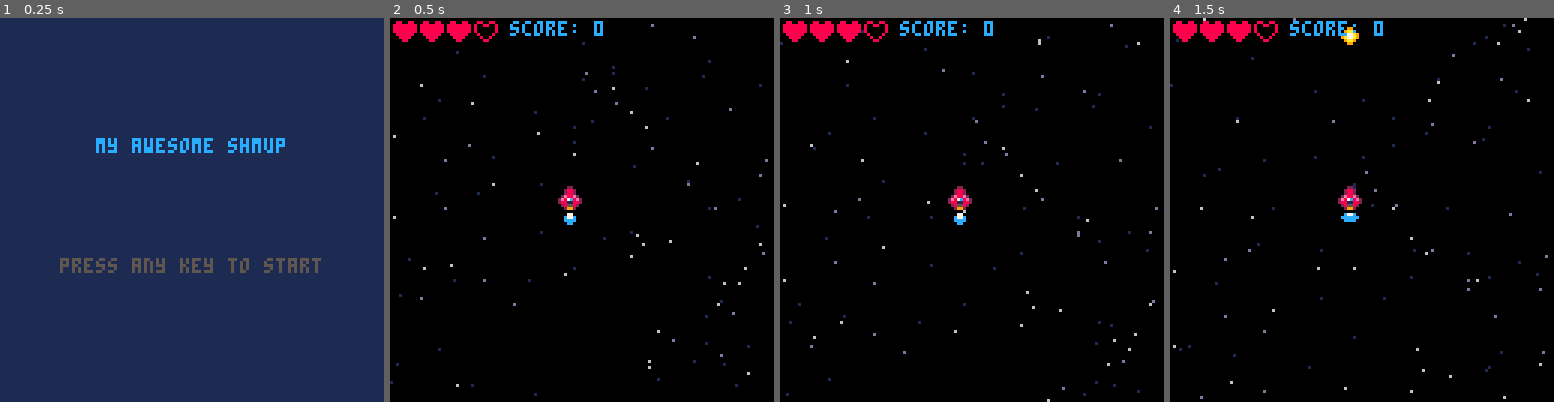
Above: before the commit, frames 1-4 (left to right).
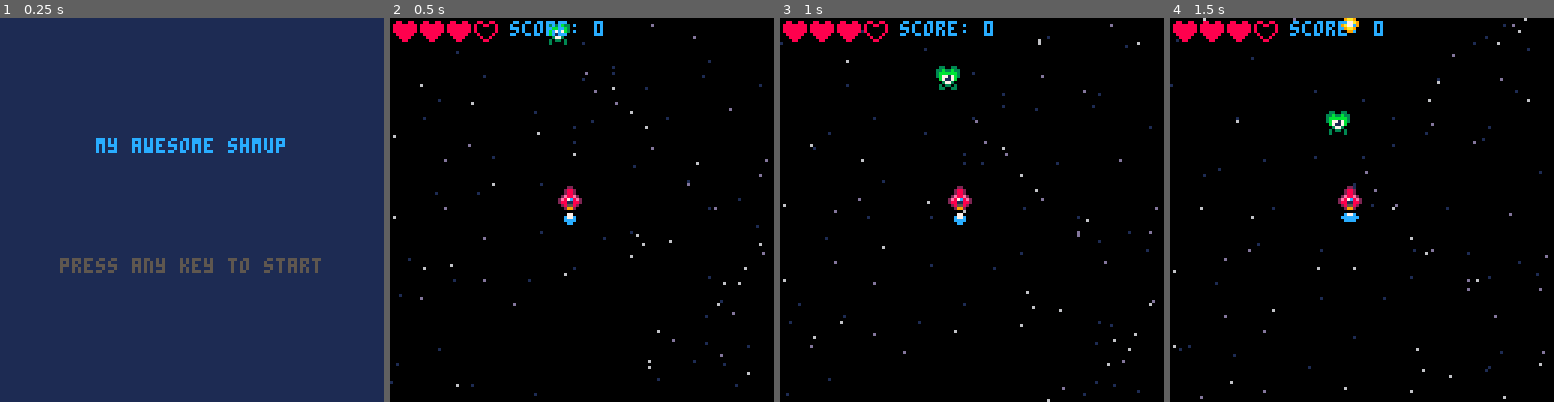
Above: after the commit, the same moments.

Repository: annoyingmouse/shmup
Game: PICO-8 cartridge shmup/shmup.p8
The game is run twice, just before and just after one commit, with the same random seed, the same clock (stepped at 60 frames per second) and the same inputs.
Inputs:
- Up to frame 1 (0.25 s): no input
- Up to frame 2 (0.5 s): tap X (X key) at 0.33 s
- Up to frame 3 (1 s): tap O (Z key) at 0.7 s
- Up to frame 4 (1.5 s): tap X (X key) at 1.07 s

Frame 1 is identical in both runs. In frame 2, 0.2% of the frame differs, in the area x 41-47%, y 1-8%; in frame 3, 0.3%; in frame 4, 0.5%, in the area x 40-50%, y 0-31%.

Commit message:
🔧 (game.lua): Refactor Draw_game function to use separate functions for drawing sprites and all sprites 🔧 (helpers.lua): Add Draw_all_sprites and Draw_sprite functions to improve code readability and reusability 🔧 (init_game.lua): Update Init_game function to add an initial enemy to the game 🔧 (main.lua): Update _init function to set the initial mode to "start" and initialize the Enemies table 🔧 (update_game.lua): Refactor Update_game function to handle player and enemy movement separately, improve bullet handling, and check boundaries

Diff:
--- a/shmup/draw/game.lua
+++ b/shmup/draw/game.lua
@@ -1,24 +1,20 @@
 function Draw_game()
   cls(0)
-  Starfield(Stars) -- Call the starfield function to draw stars
-  spr(Player.sprite, Player.x - 8, Player.y - 8)
-  spr(Player.jet.sprite, Player.x - 8, Player.y) -- Draw the player sprite
-  -- Draw bullets
-  for i = 1, #Bullets do
-    local bullet = Bullets[i]
-    spr(bullet.sprite, bullet.x - 4, bullet.y - 4)
+  Starfield(Stars)
+  Draw_sprite(Player)
+  Draw_sprite(Player.jet)
+  Draw_all_sprites(Enemies)
+  Draw_all_sprites(Bullets)
+  if Player.muzzle > 0 then
+    circfill(Player.x + 3, Player.y - 2, Player.muzzle, 7)
+    circfill(Player.x + 4, Player.y - 2, Player.muzzle, 7)
   end
-  if Player.muzzle > 0 then
-    circfill(Player.x - 5, Player.y - 10, Player.muzzle, 7) -- Draw a circle around the player
-    circfill(Player.x - 4, Player.y - 10, Player.muzzle, 7) -- Draw a circle around the player
-  end
-  --print("Score: " .. player.score, 8, 8, 7) -- Display the score at the top left corner
   print("score: " .. Player.score, 40, 1, 12)
   for i = 1, 4 do
     if Player.lives >= i then
-      spr(25, i * 9 - 8,  1) -- Draw the heart sprite
+      spr(25, i * 9 - 8,  1)
     else
-      spr(26, i * 9 - 8,  1) -- Draw the empty heart sprite
+      spr(26, i * 9 - 8,  1)
     end
   end
 end
--- a/shmup/draw/over.lua
+++ b/shmup/draw/over.lua
@@ -2,4 +2,4 @@
   cls(8)
   print("game over",44,40,2)
   print("press any key to continue",16,80,Blink())
-end-- This function is called to draw the game over screen
+end
--- a/shmup/helpers.lua
+++ b/shmup/helpers.lua
@@ -5,3 +5,13 @@
   BlinkI = (BlinkI % #BlinkT) + 1
   return BlinkT[BlinkI]
 end
+
+function Draw_all_sprites(sprites)
+  for sprite in all(sprites) do
+    Draw_sprite(sprite)
+  end
+end
+
+function Draw_sprite(sprite)
+  spr(sprite.sprite, sprite.x, sprite.y)
+end
--- a/shmup/init_game.lua
+++ b/shmup/init_game.lua
@@ -1,16 +1,25 @@
 function Init_game()
   Player = {
-    x = 64,
-    y = 64,
-    sprite = 16, -- 2 or 17 is the default sprite for the player
+    x = 64 - 8,
+    y = 64 - 8,
+    sprite = 16,
     speed = 2,
-    muzzle = 0, -- Muzzle flash sprite
+    muzzle = 0,
     jet = {
-      sprite = 19, -- 19 is the jet sprite
+      x = 64 - 8,
+      y = 64,
+      sprite = 19,
     },
-    score = 0, -- Player's score
+    score = 0,
     lives = 3
   }
   Bullets = {}
-  Stars = GenerateStarField(100) -- Generate the starfield
+  Stars = GenerateStarField(100)
+  local enemy = {
+    x = 60 - 8,
+    y = 5 - 8,
+    sprite = 7,
+    speed = 1
+  }
+  add(Enemies, enemy)
 end
--- a/shmup/main.lua
+++ b/shmup/main.lua
@@ -1,34 +1,31 @@
-local Player = nil
-local Bullets = nil
-local Stars = nil
-local mode = nil -- Game mode, can be "game", "start", or "gameover"
+Player = nil
+Bullets = nil
+Stars = nil
+Enemies = {}
+local mode = nil
 
 function _init()
-  cls(0) -- Clear the screen
-  mode = "start" -- Set the initial mode to start
+  mode = "start"
 end
 
-function _update() -- 30 times a second
-
+function _update()
   if mode == "game" then
-    Update_game() -- Call the update_game function to handle player and bullet movement
+    Update_game()
   elseif mode == "start" then
     if btnp(4) or btnp(5) then
       mode = "game"
       Init_game()
     end
   elseif mode == "gameover" then
-    -- Handle game over updates here
     if btnp(4) or btnp(5) then
       mode = "start"
     end
   end
-
 end
 
 function _draw()
   if mode == "start" then
-    Draw_start() -- Call the draw_start function to display the start screen
+    Draw_start()
   elseif mode == "gameover" then
     Draw_over()
   elseif mode == "game" then
--- a/shmup/shmup.p8
+++ b/shmup/shmup.p8
@@ -13,14 +13,14 @@
 
 
 __gfx__
-00000000000402000040040000204000000000000000000000999900000000000000000000000000000000000000000000000000000000000000000000000000
-000000000004020000400400002040000000000000099000099aa990000000000000000000000000000000000000000000000000000000000000000000000000
-00700700002402e00e4004e00220420000099000009aa90099a77a99000000000000000000000000000000000000000000000000000000000000000000000000
-00077000004000e0040000400e000400009aa90009a77a909a7777a9000000000000000000000000000000000000000000000000000000000000000000000000
-0007700000406ceee20cc02eeec70400009aa90009a77a909a7777a9000000000000000000000000000000000000000000000000000000000000000000000000
-007007000042c2eee2e77e2eee2c240000099000009aa90099a77a99000000000000000000000000000000000000000000000000000000000000000000000000
-000000000002eee0042ee2400eee20000000000000099000099aa990000000000000000000000000000000000000000000000000000000000000000000000000
-00000000000606000060060000606000000000000000000000999900000000000000000000000000000000000000000000000000000000000000000000000000
+00000000000402000040040000204000000000000000000000999900033003300330033003300330033003300000000000000000000000000000000000000000
+000000000004020000400400002040000000000000099000099aa99033b33b3333b33b3333b33b3333b33b330000000000000000000000000000000000000000
+00700700002402e00e4004e00220420000099000009aa90099a77a993bbbbbb33bbbbbb33bbbbbb33bbbbbb30000000000000000000000000000000000000000
+00077000004000e0040000400e000400009aa90009a77a909a7777a93b7717b33b7717b33b7717b33b7717b30000000000000000000000000000000000000000
+0007700000406ceee20cc02eeec70400009aa90009a77a909a7777a90b7117b00b7117b00b7117b00b7117b00000000000000000000000000000000000000000
+007007000042c2eee2e77e2eee2c240000099000009aa90099a77a99003773000037730000377300003773000000000000000000000000000000000000000000
+000000000002eee0042ee2400eee20000000000000099000099aa990030330300303303003033030030330300000000000000000000000000000000000000000
+00000000000606000060060000606000000000000000000000999900030000303000000303000030033003300000000000000000000000000000000000000000
 00022000000220000002200000000000000000000000000000000000000000000000000008800880088008800000000000000000000000000000000000000000
 00288200002882000028820000077000000770000007700000c77c00000770000000000088888888800880080000000000000000000000000000000000000000
 00288200002882000028820000c77c000007700000c77c000cccccc000c77c000000000088888888800000080000000000000000000000000000000000000000
--- a/shmup/update_game.lua
+++ b/shmup/update_game.lua
@@ -1,58 +1,77 @@
-function Update_game() -- 30 times a second
-  -- Handle player movement
-  Player.sprite = 17 -- Reset to default sprite
+function Update_game()
+  Player.sprite = 17
   Player.jet.sprite = Player.jet.sprite + 0.5
   if Player.jet.sprite > 23 then
-    Player.jet.sprite = 19 -- Reset the jet sprite after it reaches a certain point
+    Player.jet.sprite = 19
   end
   if btn(0) then
     Player.x = Player.x - Player.speed
-    Player.sprite = 16 -- 1 is the left-facing sprite
+    Player.jet.x = Player.jet.x - Player.speed
+    Player.sprite = 16
   end
   if btn(1) then
     Player.x = Player.x + Player.speed
-    Player.sprite = 18 -- 3 is the right-facing sprite
+    Player.jet.x = Player.jet.x + Player.speed
+    Player.sprite = 18
   end
   if btn(2) then
     Player.y = Player.y - Player.speed
+    Player.jet.y = Player.jet.y - Player.speed
   end
   if btn(3) then
     Player.y = Player.y + Player.speed
+    Player.jet.y = Player.jet.y + Player.speed
   end
-  -- Handle bullet movement
-  for i = #Bullets, 1, -1 do
-    local bullet = Bullets[i]
-    bullet.y = bullet.y - bullet.speed -- Move the bullet up
+  for enemy in all(Enemies) do
+    enemy.y = enemy.y + enemy.speed
+    enemy.sprite = enemy.sprite + 0.2
+    if enemy.sprite >= 11 then
+      enemy.sprite = 7
+    end
+    if enemy.y > 128 + 8 then
+      del(Enemies, enemy)
+    end
+  end
+  for bullet in all(Bullets) do
+    bullet.y = bullet.y - bullet.speed
     if bullet.sprite < 6 then
-      bullet.sprite = bullet.sprite + 0.1 -- Change the sprite to a different one when moving
+      bullet.sprite = bullet.sprite + 0.1
     end
-    -- Check if the bullet is off-screen
     if bullet.y < -8 then
-      del(Bullets, bullet) -- Remove the bullet if it goes off-screen
+      del(Bullets, bullet)
     end
   end
   if Player.muzzle > 0 then
-    Player.muzzle = Player.muzzle - 1 -- Decrease the muzzle flash size
+    Player.muzzle = Player.muzzle - 1
     if Player.muzzle <= 0 then
-      Player.muzzle = 0 -- Reset the muzzle flash size
+      Player.muzzle = 0
     end
   end
-  -- Handle shooting
   if btnp(5) then
-    -- Fire a bullet
     local bullet = {
-      x = Player.x-4,
-      y = Player.y-10, -- Start above the player
-      sprite = 4, -- 4 is the bullet sprite
+      x = Player.x,
+      y = Player.y-10,
+      sprite = 4,
       speed = 4
     }
-    sfx(0) -- Reset the sprite to the default
+    sfx(0)
     add(Bullets, bullet)
     Player.muzzle = 6
   end
-  -- check boundaries
-  if (Player.x < 8) then Player.x = 8 end
-  if (Player.x > 128) then Player.x = 128 end
-  if (Player.y < 8) then Player.y = 8 end
-  if (Player.y > 128) then Player.y = 128 end
+  if (Player.x < 8 - 8) then
+    Player.x = 8 - 8
+    Player.jet.x = Player.x
+  end
+  if (Player.x > 128 - 8) then
+    Player.x = 128 - 8
+    Player.jet.x = Player.x
+  end
+  if (Player.y < 8 - 8) then
+    Player.y = 8 - 8
+    Player.jet.y = Player.y + 8
+  end
+  if (Player.y > 128 - 8) then
+    Player.y = 128 - 8
+    Player.jet.y = Player.y + 8
+  end
 end
